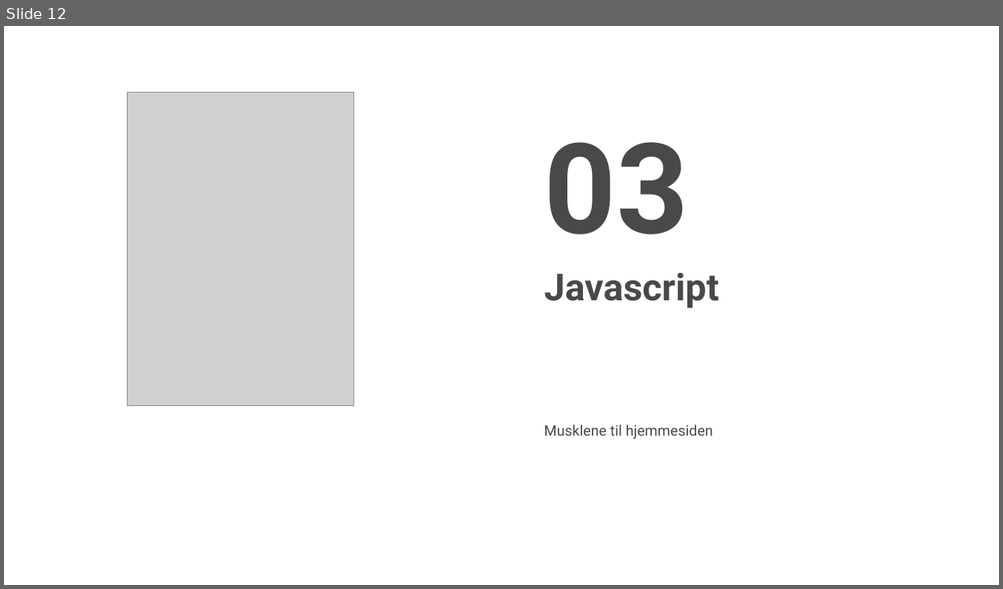
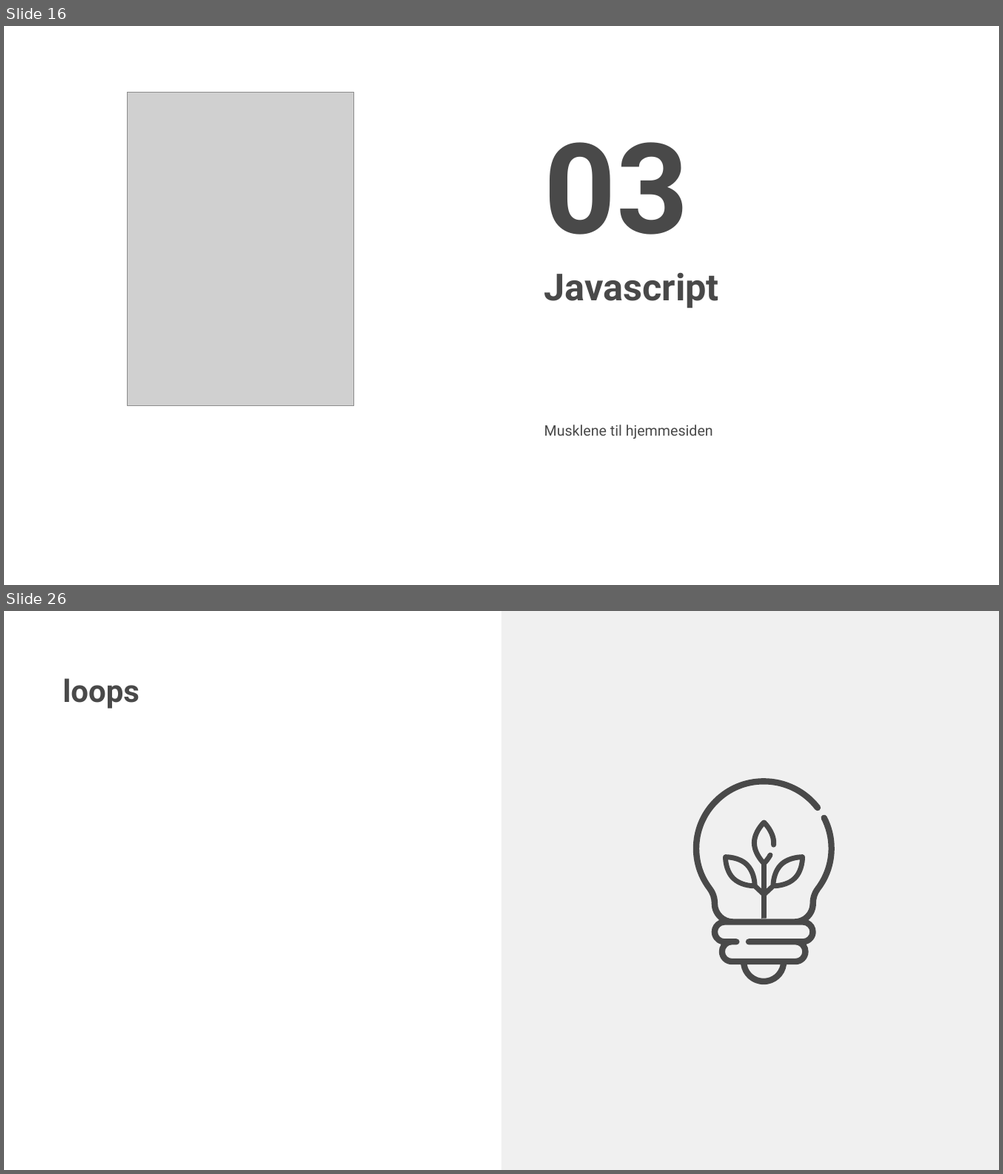
Before and after one commit to pibendik/KursSopraSteria2020, a slide deck: presentasjon.potx. Shown one above the other, each under a label of ours: slide 12 before the commit, slides 16 and 26 after it; the slides between them are not shown. The pictures are 1003x589 and 1003x1174 pixels, drawn with LibreOffice and Linux fonts; fonts in the diff are those of the drawing; grey boxes stand for pictures; background and template pictures are left out. Boxes give left, top, right and bottom in pixels: in the first picture for what was removed or moved away, otherwise in the second. Text is boxed around its words. In the diff, an @@ line names an element or a change of style, - is before the commit and + after.

```diff
--- a/presentasjon.potx
+++ b/presentasjon.potx
@@ slide 26 added at bbox=[4, 611, 999, 1170], background #FFFFFF @@
@@ rectangle added at bbox=[502, 611, 999, 1170], fill #F0F0F0 @@
@@ title added at bbox=[62, 678, 139, 709], 30 pt, text #494949, bold @@
+loops
@@ freeform shape added at bbox=[693, 778, 834, 985], fill #494949 @@
@@ freeform shape added at bbox=[723, 820, 805, 923], fill #494949 @@
@@ what was slide 12 is now slide 16 @@
```
Also in this commit, not shown: 4 slides changed, 13 other slides added, 2 slides removed, 8 other files.
